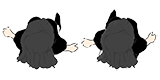
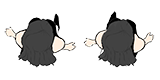
Before/after of a 160 x 80 layered artwork. What changed in the layer stack:
added layer "Layer 3" above "Layer 2" over [left=83, top=10, right=155, bottom=68]
added layer "Layer 2" above "Layer 1" over [left=4, top=13, right=77, bottom=68]
hid "Layer 1" over [left=81, top=9, right=158, bottom=71]
hid "Layer 0" over [left=2, top=12, right=79, bottom=70]
